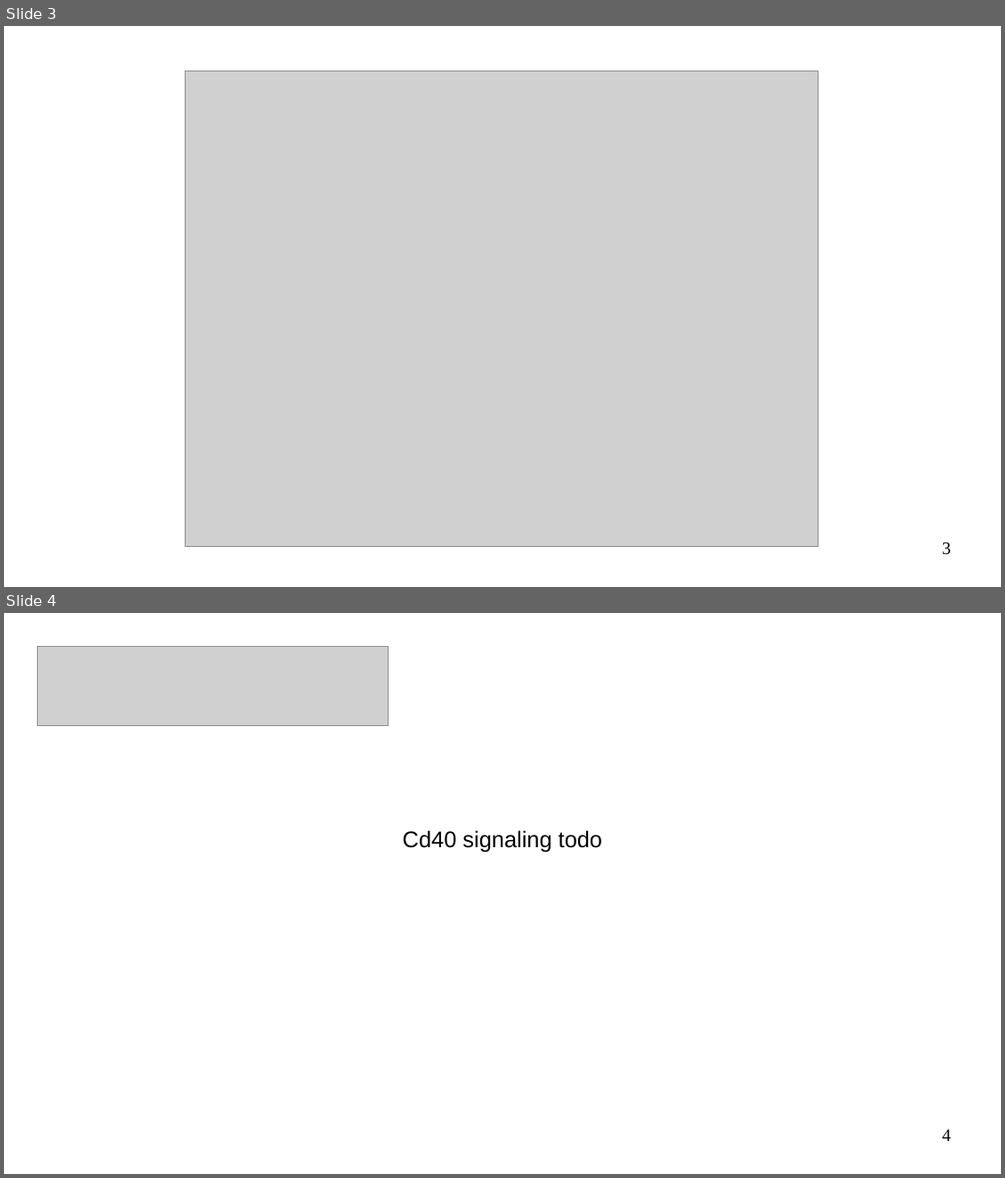
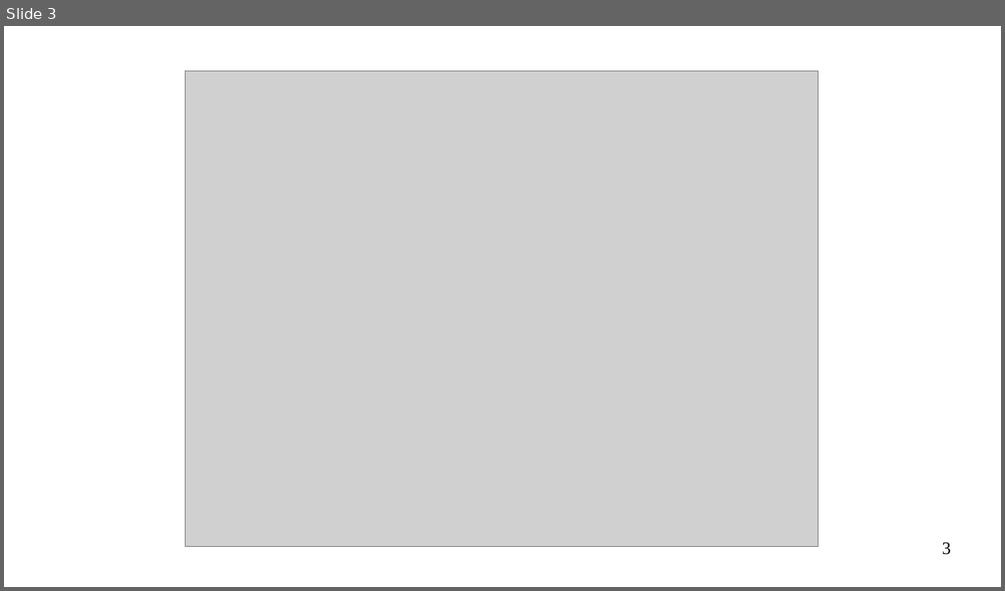
Before and after one commit to jfdev001/PlasmaCellDiff, a slide deck: pptx/20231006_frazier_jared_progress_meeting_3.odp. Shown one above the other, each under a label of ours: slides 3 and 4 before the commit, slide 3 after it. The pictures are 1005x1178 and 1005x591 pixels, drawn with LibreOffice and Linux fonts; fonts in the diff are those of the drawing; grey boxes stand for pictures. Boxes give left, top, right and bottom in pixels: in the first picture for what was removed or moved away, otherwise in the second. Text is boxed around its words. In the diff, an @@ line names an element or a change of style, - is before the commit and + after.

```diff
--- a/pptx/20231006_frazier_jared_progress_meeting_3.odp
+++ b/pptx/20231006_frazier_jared_progress_meeting_3.odp
@@ slide 4 removed at [4, 613, 1001, 1174], background #FFFFFF @@
@@ picture removed at [38, 647, 388, 726] @@
@@ text removed at [403, 830, 602, 852] @@
-Cd40 signaling todo
@@ page number removed at [942, 1129, 951, 1141] @@
-4
```
Also in this commit, not shown: 1 slide added, 4 other files.
